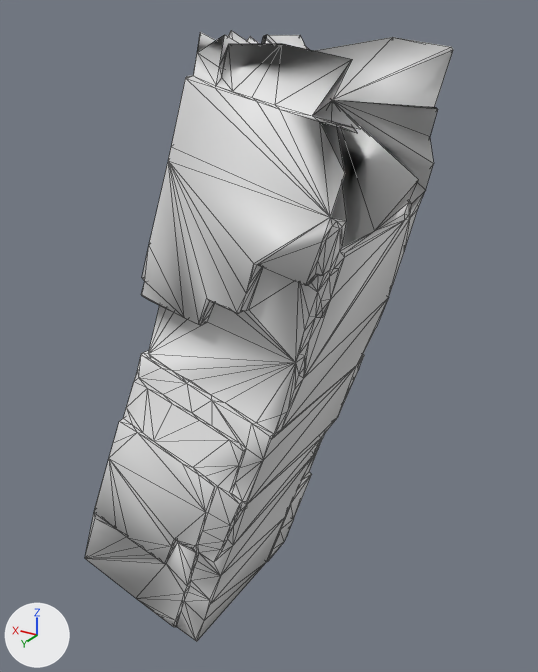
The OBJ model src/main/resources/assets/kn8/meshes/kikoru/arm_right.obj as it was, and as the next commit left it.
Camera for both pictures: a 50 mm camera at (-0.048, 0.495, 1.211) aimed at (0.264, -0.024, 0.952). Arrows for +X, +Y and +Z are at lower left; the lights stay in place. The older version comes first. Mesh edges are drawn as thin lines. Where no turn or scale is listed for an object, it has been applied to the vertices. Vertices at exactly the same position are counted once.

Objects in the first picture: 'arm_right'.
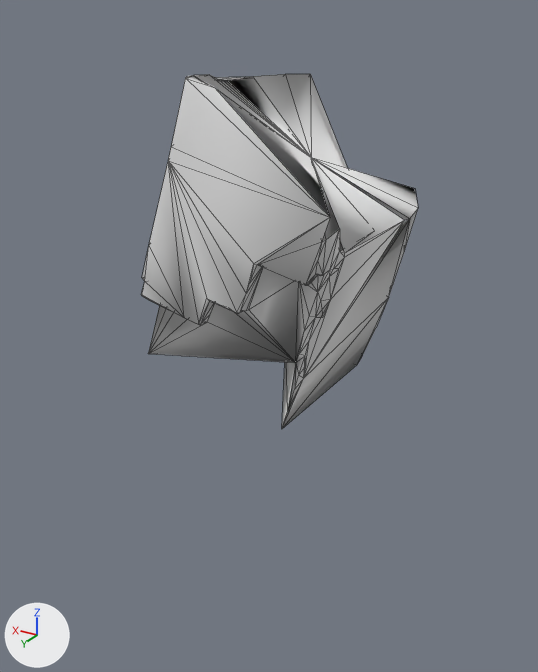
Pixel boxes (x1, y1, x2, y2) of what changed, in the pictures (538 x 672 px):
'arm_right', reshaped (25% narrower, 42% shorter): before (85, 30, 453, 641); after (141, 74, 418, 429)
part 1 of me_arm_right, cut back: before (85, 350, 364, 641); after (282, 362, 295, 427)
part 2 of me_arm_right, cut back: before (193, 30, 453, 250); after (193, 74, 418, 253)

Edits to the bpy script that builds the scene:
```text
Change me_arm_right:
    used by ob_arm_right; location = (0.0, 0.0, 0.0)
    remove me_arm_right.from_pydata(...)  # 446 vertices, 886 faces; spans x 0.139..0.418, y -0.097..0.081, z 0.67..1.202
    add me_arm_right.from_pydata(...)  # 158 vertices, 312 faces; spans x 0.151..0.322, y -0.095..0.081, z 0.918..1.176
    me_arm_right part 1: 219 vertices removed from x 0.197..0.418, y -0.097..0.08, z 0.67..0.958; 1 vertex added at x 0.243, y -0.018, z 0.95
    me_arm_right part 2: 71 vertices removed from x 0.139..0.266, y -0.094..0.081, z 1.067..1.202; 1 vertex added at x 0.207, y 0.011, z 1.117
```
